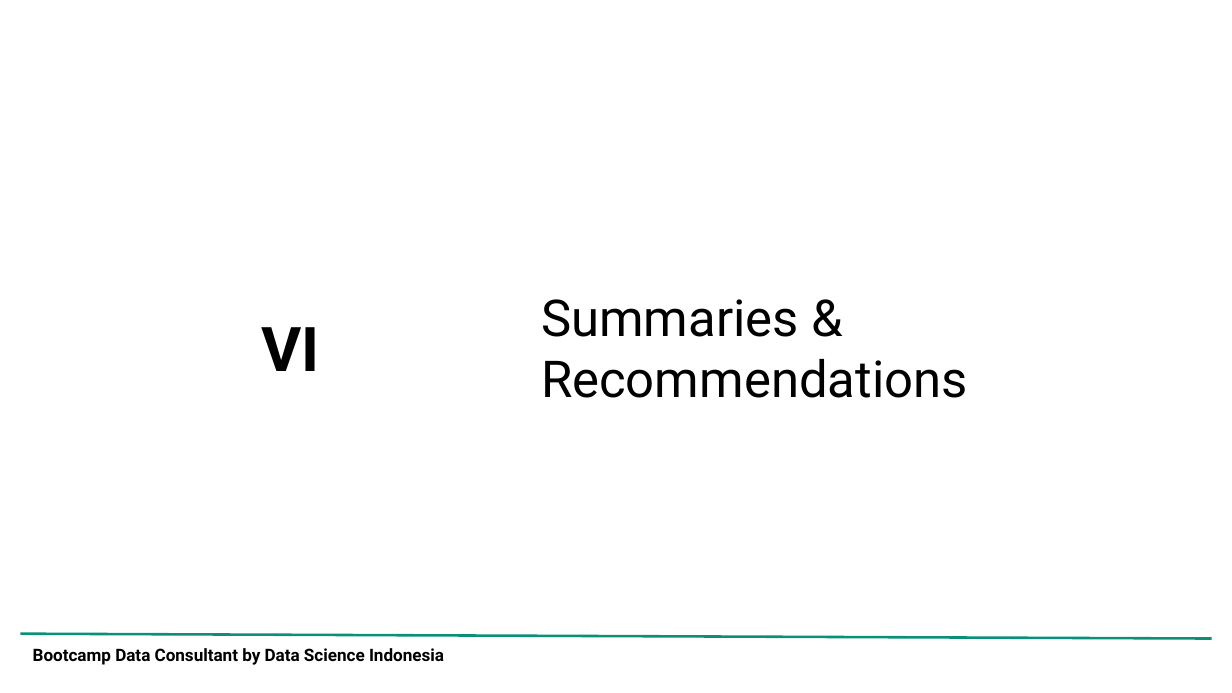
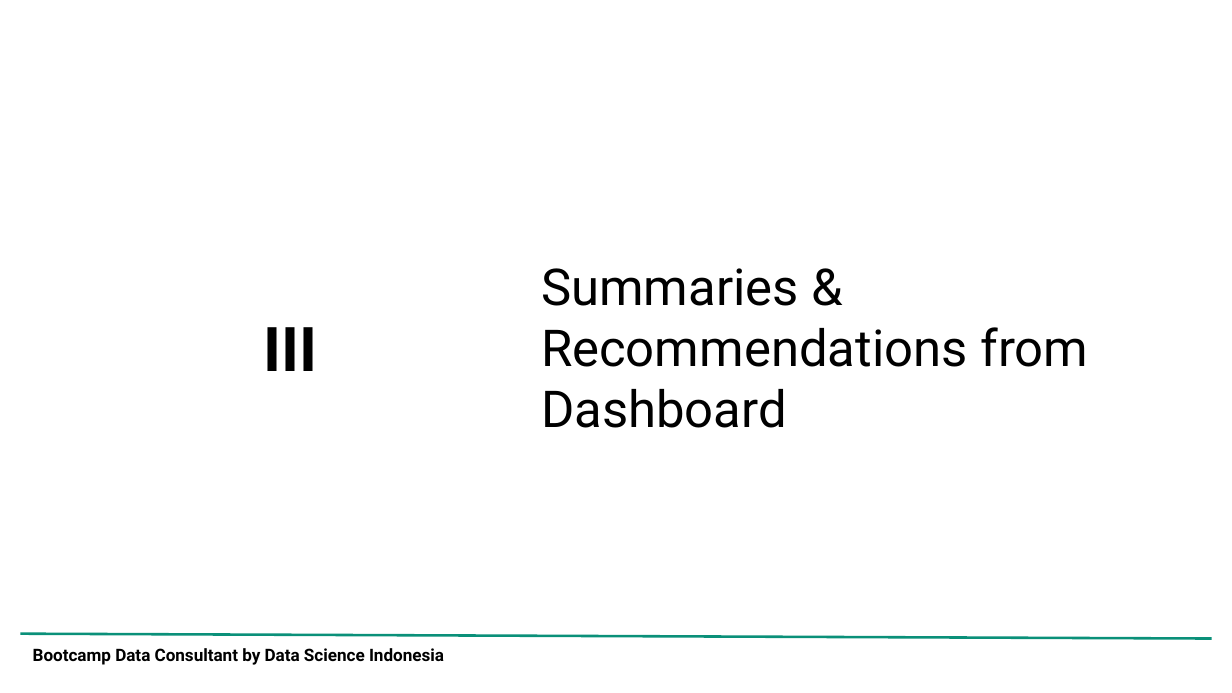
Before and after one commit to adrn-mm/DSLS_Mini-Project-DA_Adrian-Maulana-Muhammad, a slide deck: slide 8 of reports/Project Report_Mini Project DA_Adrian Maulana Muhammad.pptx (slide 39 before the commit). Drawn at 1232x693 pixels with LibreOffice and Linux fonts; fonts in the diff are those of the drawing; background and template pictures are left out. Boxes give left, top, right and bottom in pixels: in the first picture for what was removed or moved away, otherwise in the second. Text is boxed around its words. In the diff, an @@ line names an element or a change of style, - is before the commit and + after.

```diff
--- a/reports/Project Report_Mini Project DA_Adrian Maulana Muhammad.pptx
+++ b/reports/Project Report_Mini Project DA_Adrian Maulana Muhammad.pptx
@@ title at bbox=[541, 268, 1089, 428]: text changed @@
-Summaries & Recommendations
+Summaries & Recommendations from Dashboard
@@ title at bbox=[264, 327, 318, 371]: text changed @@
-VI
+III
```
Also in this commit, not shown: 6 other slides changed, 4 slides added, 36 slides removed, 1 other file.
